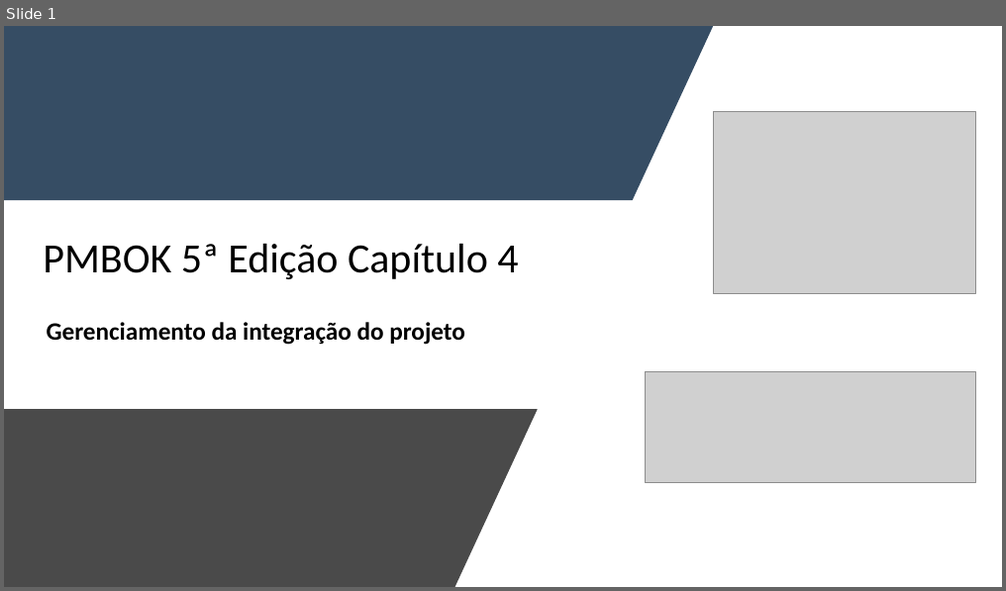
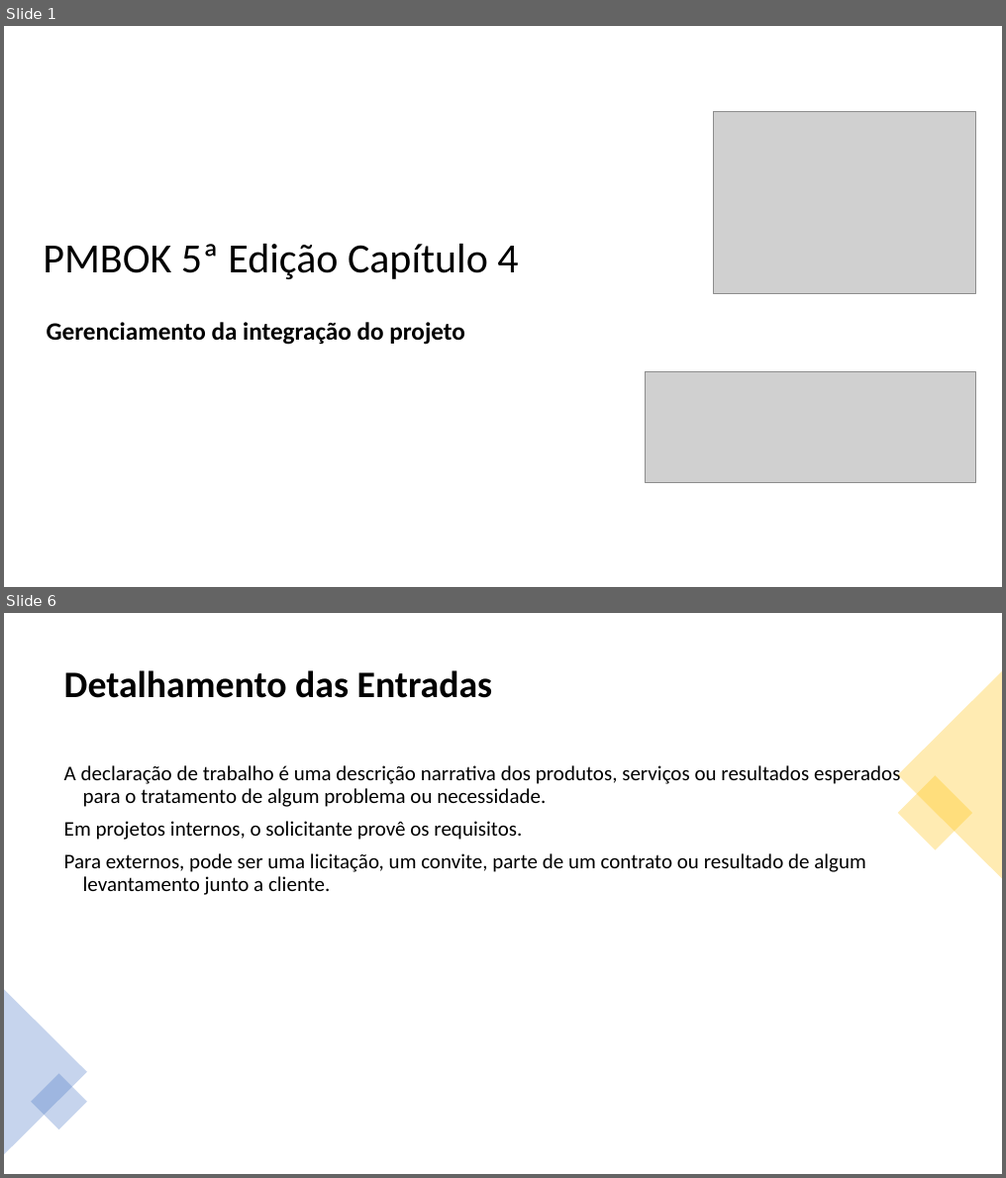
Before and after one commit to jharbes/ADMINISTRACAO-DE-REDES, a slide deck: RELATORIO PROVA P2/relatorio-pmbok-capitulo4-jharbes.pptx. Shown one above the other, each under a label of ours: slide 1 before the commit, slides 1 and 6 after it; the slides between them are not shown. The pictures are 1006x591 and 1006x1178 pixels, drawn with LibreOffice and Linux fonts; fonts in the diff are those of the drawing; grey boxes stand for pictures. Boxes give left, top, right and bottom in pixels: in the first picture for what was removed or moved away, otherwise in the second. Text is boxed around its words. In the diff, an @@ line names an element or a change of style, - is before the commit and + after.

```diff
--- a/RELATORIO PROVA P2/relatorio-pmbok-capitulo4-jharbes.pptx
+++ b/RELATORIO PROVA P2/relatorio-pmbok-capitulo4-jharbes.pptx
@@ slide 6 added at [4, 613, 1002, 1174], background #FFFFFF @@
@@ title added at [64, 670, 493, 698], 36 pt, text #000000, bold @@
+Detalhamento das Entradas
@@ triangle added at [898, 671, 1002, 878], fill #FFC000 at 30% opacity @@
@@ text added at [64, 765, 900, 895], 20 pt, text #000000 @@
+A declaração de trabalho é uma descrição narrativa dos produtos, serviços ou resultados esperados para o tratamento de algum problema ou necessidade.
+Em projetos internos, o solicitante provê os requisitos.
+Para externos, pode ser uma licitação, um convite, parte de um contrato ou resultado de algum levantamento junto a cliente.
@@ rectangle added at [898, 775, 973, 851], fill #FFC000 at 30% opacity @@
@@ triangle added at [4, 989, 87, 1155], fill #4472C4 at 30% opacity @@
@@ rectangle added at [31, 1073, 87, 1130], fill #4472C4 at 30% opacity @@
@@ slide 1 changed as well @@
@@ freeform shape removed at [4, 26, 713, 200] @@
@@ freeform shape removed at [4, 409, 538, 587] @@
```
Also in this commit, not shown: 4 other slides added, 1 other file.
